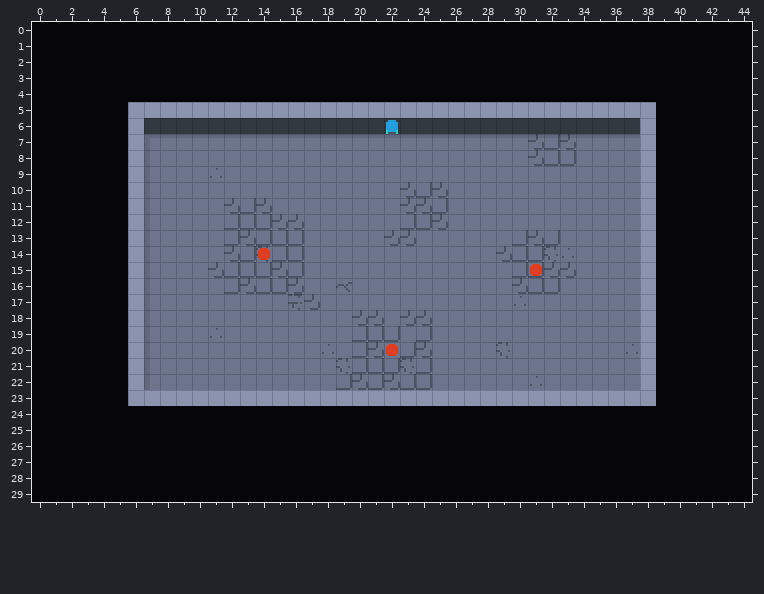
An edit to a level. Tiled map (JSON), assets/map/example_01.tmj. The picture above is the old version.
Cells are 8x8 px. Shown: x 0..44, y 0..29.
After the commit:
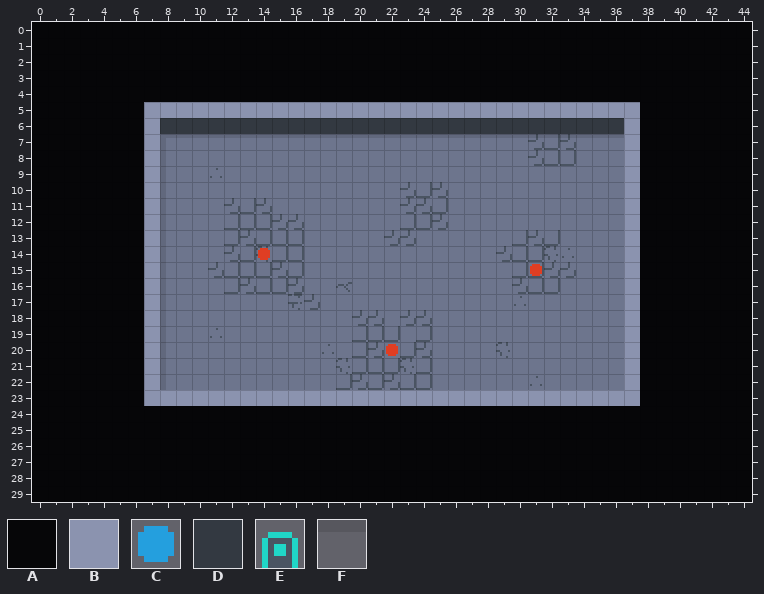
Key: from "tileset_01": A 0, B 1, C 4, D 16, E 19, F 83.
_ is an empty cell.
Objects are placed by their top-left corner, in cells (3,4 is the top-left corner of cell 3,4); size is 1x1 cell unless given.
Diff:
Layer "layer1":
Tile D is gone in row 6 at x 7, 22 and 37.
Layer "layer2":
Tile E is gone in row 6 at x 22.
Tile F is gone in row 7 at x 37.
Layer "layer3":
Tile B gives way to tile A in rows 5 to 23 at x 6 and 38.
The edit adds tile B in rows 6 to 22 at x 7 and 37.
Layer "Object Layer 1":
Object C at 22,6 is removed.
Pixel boxes of the changes (left, top, right, bottom) in both pictures:
changed: (128, 102, 160, 406)
changed: (624, 102, 656, 406)
removed: (386, 120, 398, 134)
